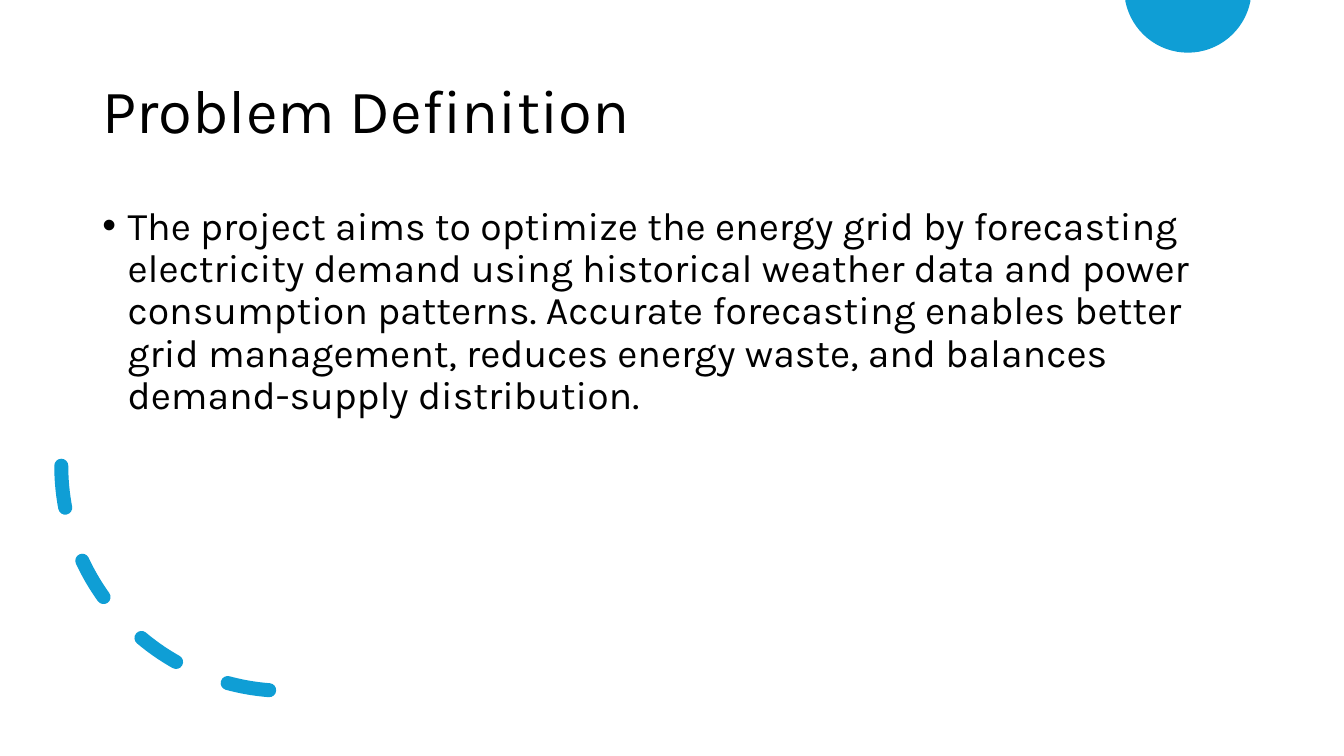
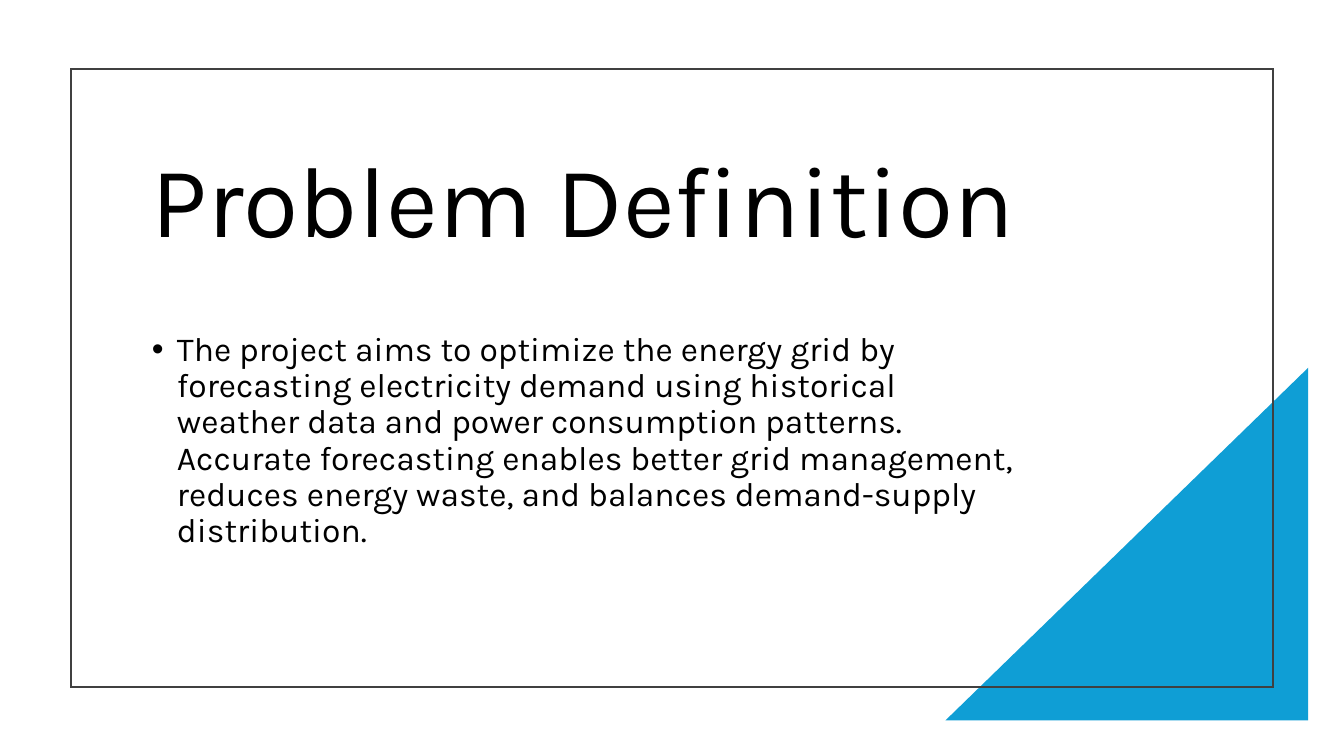
Before and after one commit to cksinghnet/Weather-Based-Grid-Optimization, a slide deck: slide 2 of DataEnggFinalProjectPPT.pptx. Drawn at 1344x756 pixels with LibreOffice and Linux fonts; fonts in the diff are those of the drawing. Boxes give left, top, right and bottom in pixels: in the first picture for what was removed or moved away, otherwise in the second. Text is boxed around its words. In the diff, an @@ line names an element or a change of style, - is before the commit and + after.

```diff
--- a/DataEnggFinalProjectPPT.pptx
+++ b/DataEnggFinalProjectPPT.pptx
@@ freeform shape removed at <box>1125,0,1250,52</box> @@
@@ rectangle added at <box>71,69,1273,687</box>, outline #404040 1.5 pt @@
@@ title "Problem Definition": place and size @@
-title "Problem Definition" at <box>102,90,629,134</box>
+title "Problem Definition" at <box>152,167,1014,239</box>
@@ title "Problem Definition" at <box>152,167,1014,239</box>: size 44 to 72 pt @@
@@ arc (boxed as its full ellipse) removed at <box>62,241,512,692</box> @@
@@ text "The project aims to optimize ...": place and size @@
-text "The project aims to optimize ..." at <box>128,213,1189,419</box>
+text "The project aims to optimize ..." at <box>177,338,1012,543</box>
@@ text "The project aims to optimize ..." at <box>177,338,1012,543</box>: size 28 to 24 pt @@
@@ right triangle added at <box>946,368,1309,721</box>, fill #0F9ED5 @@
```
Also in this commit, not shown: 2 other slides changed, 3 slides added, 2 slides removed.
